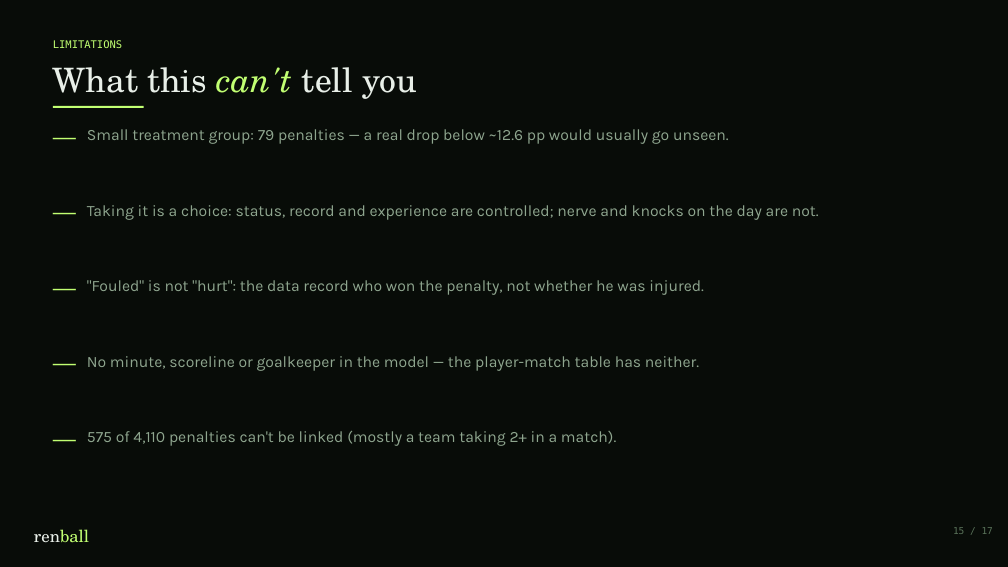
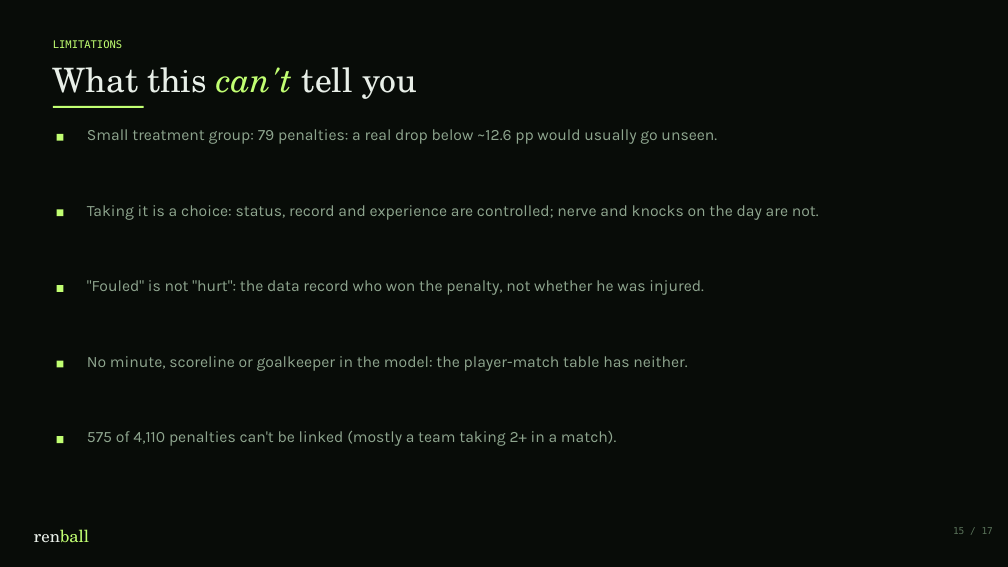
Before and after one commit to koeymenc/renball, a slide deck: slide 15 of projects/01-penalty-analysis/slides.pptx. Drawn at 1008x567 pixels with LibreOffice and Linux fonts; fonts in the diff are those of the drawing. Boxes give left, top, right and bottom in pixels: in the first picture for what was removed or moved away, otherwise in the second. Text is boxed around its words. In the diff, an @@ line names an element or a change of style, - is before the commit and + after.

```diff
--- a/projects/01-penalty-analysis/slides.pptx
+++ b/projects/01-penalty-analysis/slides.pptx
@@ text removed at [53, 121, 83, 185] @@
-—
@@ rectangle added at [57, 134, 64, 141], fill #C1FF72 @@
@@ text at [87, 129, 717, 144]: text changed @@
-Small treatment group: 79 penalties — a real drop below ~12.6 pp would usually go unseen.
+Small treatment group: 79 penalties: a real drop below ~12.6 pp would usually go unseen.
@@ text removed at [53, 197, 83, 261] @@
-—
@@ rectangle added at [57, 209, 64, 216], fill #C1FF72 @@
@@ text removed at [53, 272, 83, 337] @@
-—
@@ rectangle added at [57, 285, 64, 292], fill #C1FF72 @@
@@ text removed at [53, 348, 83, 412] @@
-—
@@ text at [87, 356, 687, 371]: text changed @@
-No minute, scoreline or goalkeeper in the model — the player-match table has neither.
+No minute, scoreline or goalkeeper in the model: the player-match table has neither.
@@ rectangle added at [57, 361, 64, 368], fill #C1FF72 @@
@@ text removed at [53, 423, 83, 488] @@
-—
@@ rectangle added at [57, 436, 64, 443], fill #C1FF72 @@
```
Also in this commit, not shown: 8 other slides changed, 11 other files.
